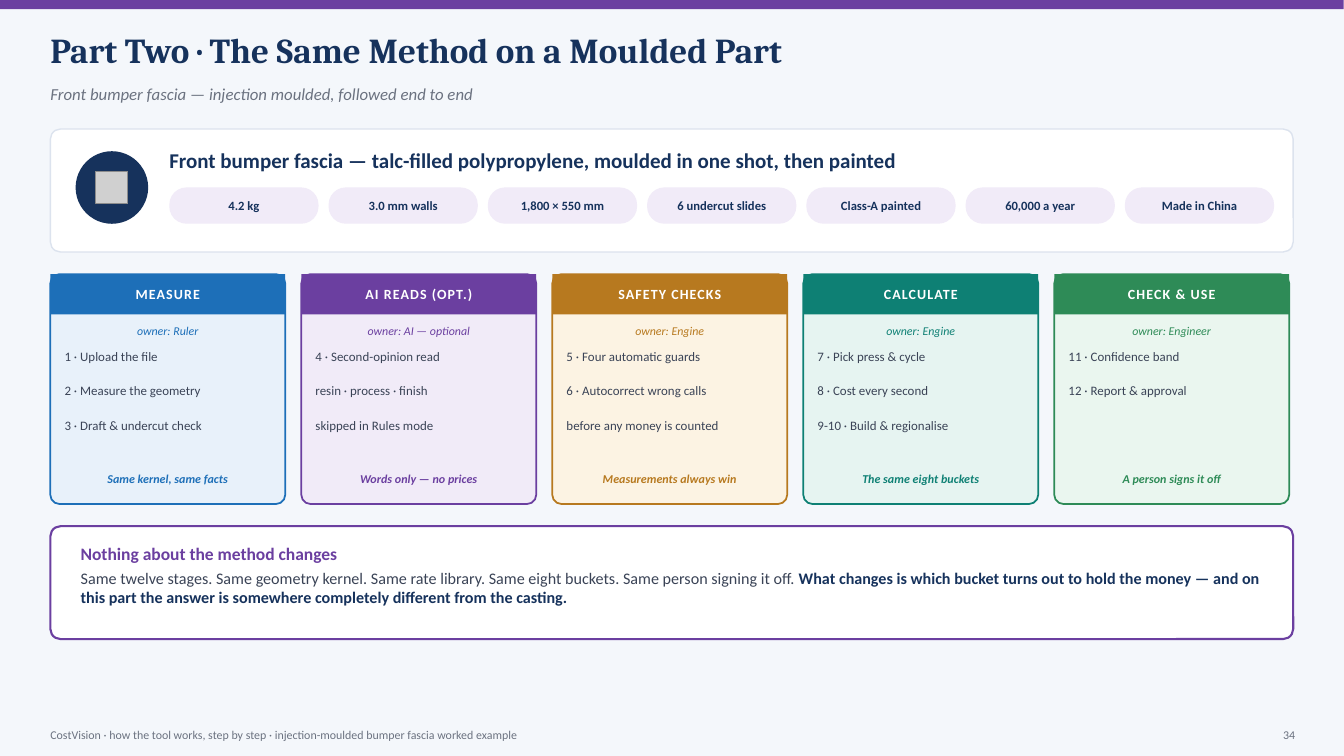
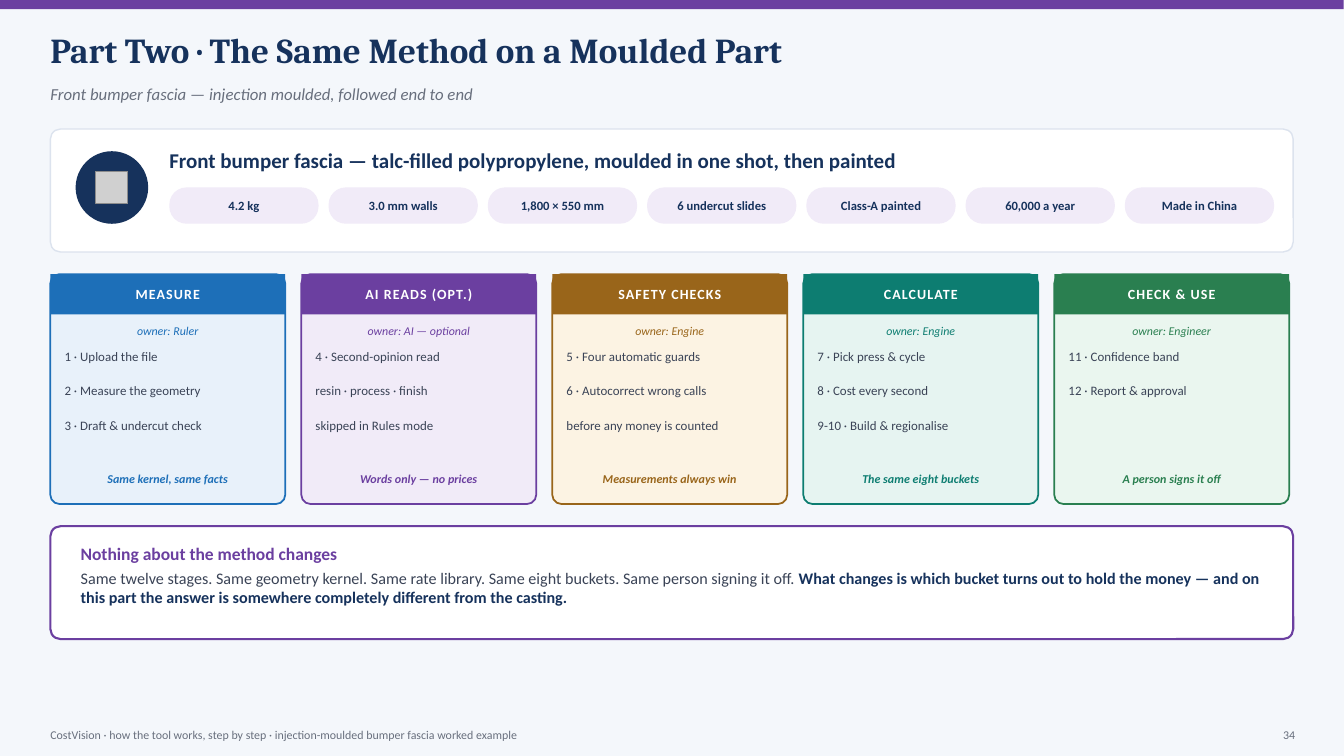
Before and after one commit to bhosaleavinash546/leamington-marathi, a slide deck: slide 34 of CostVision-Workflow-Explained.pptx. Drawn at 1344x756 pixels with LibreOffice and Linux fonts; fonts in the diff are those of the drawing; grey boxes stand for pictures. Boxes give left, top, right and bottom in pixels: in the first picture for what was removed or moved away, otherwise in the second. Text is boxed around its words. In the diff, an @@ line names an element or a change of style, - is before the commit and + after.

```diff
--- a/CostVision-Workflow-Explained.pptx
+++ b/CostVision-Workflow-Explained.pptx
@@ rounded rectangle at (x1=553, y1=274, x2=787, y2=504): outline #B7791F 1.25 pt to #99651A 1.25 pt @@
@@ rectangle at (x1=553, y1=274, x2=787, y2=315): fill #B7791F to #99651A @@
@@ text "owner: Engine" at (x1=635, y1=327, x2=705, y2=337): text colour #B7791F to #99651A @@
@@ text "Measurements always win" at (x1=603, y1=474, x2=736, y2=485): text colour #B7791F to #99651A @@
```
Also in this commit, not shown: 56 other slides changed, 46 other files.
